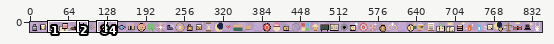
File history of a pixel-art file, assets/source/aseprite/icons/shop_icons.aseprite. The picture above shows the old version from afar; the outline marks the close-up.
Close-up. Before:
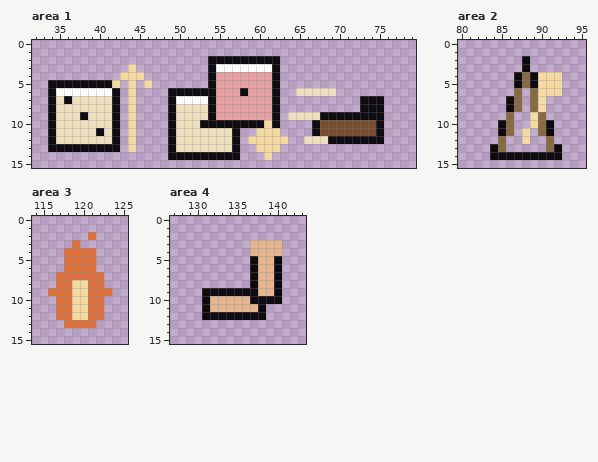
848x16 pixels, 1 frame. Colours within 5 levels of each other are drawn and written as one. Shown: area 1: x 32..79, y 0..15; area 2: x 80..95, y 0..15; area 3: x 114..125, y 0..15; area 4: x 127..143, y 0..15. The commit also changed other parts of the picture, which this record leaves out.
Now the later version:
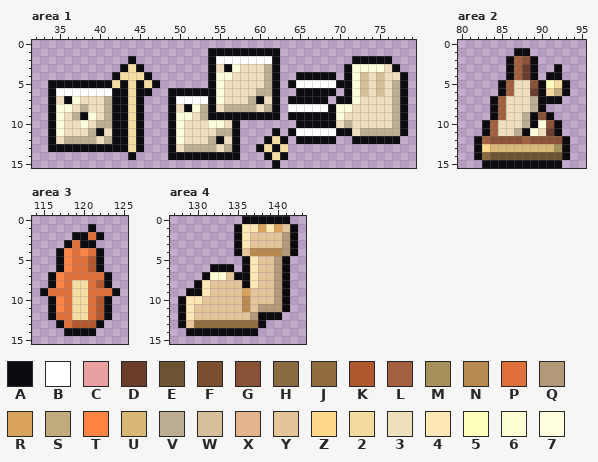
Palette (. is transparent): A #0e0b10  B #ffffff  C #e8a0a0  D #6b3d2b  E #6c5332  F #7a4e2f  G #8a5236  H #8a6a40  J #906c3e  K #af572d  L #a36140  M #a8905a  N #b88a50  P #e0703a  Q #b39978  R #d9a35e  S #bfab7c  T #ff8444  U #d8b874  V #bbae93  W #d6c09a  X #e6b48c  Y #e6c49a  Z #ffd989  2 #f5db9f  3 #f0dfbd  4 #ffe7b6  5 #ffffbc  6 #ffffd4  7 #ffffdf
The edit:
--- area 1
@@ x 32..79 @@
  0 ................................................
- 1 ................................................
- 2 ......................AAAAAAAAA.................
- 3 ............2.........ABBBBBBBA.................
- 4 ...........222........ACCCCCCCA.................
- 5 ..AAAAAAAA2.2.2.......ACCCCCCCA.................
- 6 ..ABBBBBBBA.2....AAAAAACCCACCCA..33333..........
- 7 ..A3A33333A.2....ABBBBACCCCCCCA..........AAA....
- 8 ..A3333333A.2....A3333ACCCCCCCA..........AAA....
- 9 ..A333A333A.2....A3333ACCCCCCCA.3333AAAAAAAA....
-10 ..A3333333A.2....A333AAAAAAAA2A....AFFFFFFFA....
-11 ..A33333A3A.2....A3333333A..222....AFFFFFFFA....
-12 ..A3333333A.2....A3333333A.22222..333AAAAAAA....
-13 ..AAAAAAAAA.2....A3333333A..222.................
-14 .................AAAAAAAAA...2..................
-15 ................................................
+ 1 ......................AAAAAAAAA.................
+ 2 ............A.........ABBBBBBBA.........AAAAA...
+ 3 ...........A2A........A3A7333VA........A77773A..
+ 4 ..........A222A.......A773333VA..AAAAA.A7W3W33A.
+ 5 ..AAAAAAAA2A2A2A......A733333VA.ABBBBBAA7W3W3VA.
+ 6 ..ABBBBBBBAA2AA..AAAAAA73333VVA..AAAAA.A7W3W3VA.
+ 7 ..A3A7333VAA2A...ABBBBA7333VA3A.AAAAA.AA73333VA.
+ 8 ..A773V33VAA2A...A3A7VA3VVVV3VA.BBBBBA7733333VA.
+ 9 ..A73VA73VAA2A...A773VAAAAAAAAA.AAAAAA7333333VA.
+10 ..A73373VVAA2A...A7333773A.......AAAAA3V33333VA.
+11 ..A7333VA3AA2A...A73333VVA....A.ABBBBBAA3VVVVVA.
+12 ..A3VVVV3VAA2A...A7333VA3A...A2A.AAAAA..AAAAAA..
+13 ..AAAAAAAAAA2A...A3VVVV3VA..A2A2................
+14 ............A....AAAAAAAAA...A2A................
+15 ..............................A.................
--- area 2
@@ x 80..95 @@
  0 ................
- 1 ................
- 2 ........A.......
- 3 ........A.......
- 4 .......AHA222...
- 5 .......AHA222...
- 6 .......H.H222...
- 7 ......AH.H2.....
- 8 ......AH.H2.....
- 9 ......H..2H.....
-10 .....AH..2HA....
-11 .....AH.2.HA....
-12 .....H..2..H....
-13 ....AH.....HA...
-14 ....AAAAAAAAA...
-15 ................
+ 1 .......AA.......
+ 2 ......ALGA......
+ 3 ......ALDA..A...
+ 4 ......ALDA.AA...
+ 5 .....AL33GA52A..
+ 6 .....AL33DA2SA..
+ 7 ....AL333VAAA...
+ 8 ....AL333VA.....
+ 9 ....AL33VAGA....
+10 ...AL333VA7GA...
+11 ...AL33VA73DA...
+12 ..ALGGGGLGGGGA..
+13 ..AZUUUUUUUUMA..
+14 ..AHEEEEEEEEEA..
+15 ...AAAAAAAAAA...
--- area 3
@@ x 114..125 @@
  0 ............
- 1 ............
- 2 .......P....
- 3 .....P......
- 4 ....PPPP....
- 5 ....PPPP....
- 6 ....PPPP....
- 7 ...PPPPPP...
- 8 ...PP22PP...
- 9 ..PPP22PPP..
-10 ...PP22PP...
-11 ...PP22PP...
-12 ...PP22PP...
-13 ....PPPP....
-14 ............
+ 1 .......A....
+ 2 .....AAPA...
+ 3 ....APAA....
+ 4 ...ATPTPA...
+ 5 ...ATPPKA...
+ 6 ...ATPPKA...
+ 7 ..ATPPPPPA..
+ 8 ..ATP22PKA..
+ 9 .APPP22PPPA.
+10 ..ATP22PKA..
+11 ..ATP22PKA..
+12 ..APP22PKA..
+13 ...APKKKA...
+14 ....AAAA....
 15 ............
--- area 4
@@ x 127..143 @@
- 0 .................
- 1 .................
- 2 .................
- 3 ..........XXXX...
- 4 ..........XXXX...
- 5 ..........AXXA...
- 6 ..........AXXA...
- 7 ..........AXXA...
- 8 ..........AXXA...
- 9 ....AAAAAAAXXA...
-10 ....AXXXXXAAAA...
-11 ....AXXXXXXA.....
-12 ....AAAAAAAA.....
-13 .................
-14 .................
+ 0 .........AAAAAA..
+ 1 ........A44R4RYA.
+ 2 ........A4YYYYQA.
+ 3 ........A4YYYYQA.
+ 4 ........AYNNNNQA.
+ 5 .........A4YYQA..
+ 6 .....AAA.A4YYQA..
+ 7 ....A66YAA4YYQA..
+ 8 ...A4YYYYA4YYQA..
+ 9 ..AA4YYYYRYYYQA..
+10 .A44YYYYYNYYYQA..
+11 .A4YYYYYYNYQQQA..
+12 .A4YYYYYYYQAAA...
+13 .AYJJJJJJJJA.....
+14 ..AAAAAAAAA......
 15 .................
Pixel boxes of the changes (left, top, right, bottom) in both close-ups:
changed: (56, 48, 408, 168)
changed: (474, 48, 570, 168)
changed: (40, 224, 120, 336)
changed: (178, 216, 298, 336)
